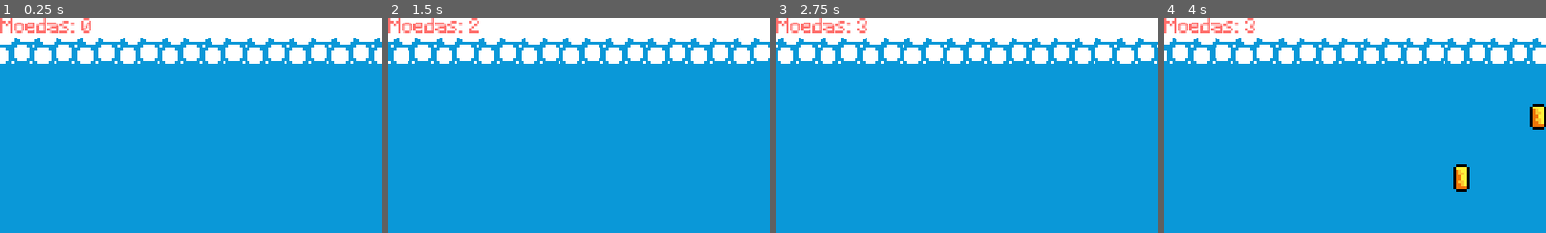
Above: before the commit, frames 1-4 (left to right).
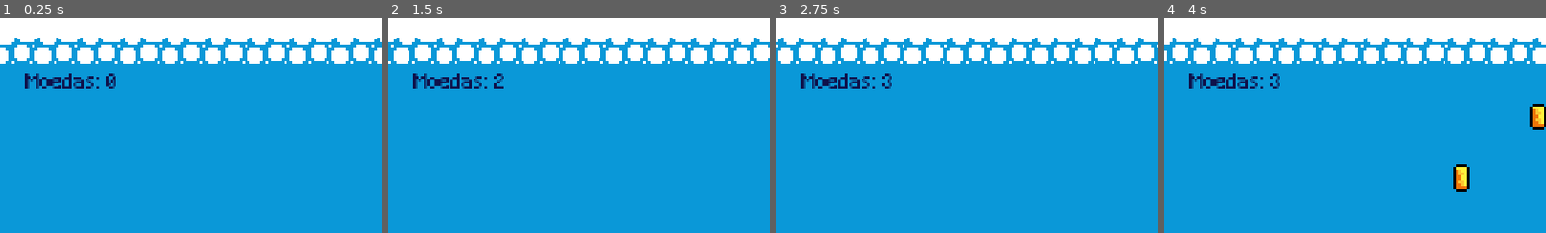
Above: after the commit, the same moments.

Repository: IsabellaBecker/adventure-time-game
Game: Godot game, scene res://scenes/node_2d.tscn
Same seed, same stepped clock (60 frames per second), same inputs: the game is played once before the commit and once after it.
Inputs:
- Up to frame 1 (0.25 s): no input
- Up to frame 2 (1.5 s): tap Enter (ui_accept) at 0.5, 0.77 s; hold Right (ui_right) from 0.53 s (still down); tap Shift (attack) at 0.6, 1.35 s
- Up to frame 3 (2.75 s): tap Enter (ui_accept) at 1.52 s; release Right (ui_right) at 2.03 s; hold Left (ui_left) from 2.03 s (still down); tap Shift (attack) at 2.1 s
- Up to frame 4 (4 s): release Left (ui_left) at 2.78 s; hold Right (ui_right) from 2.78 s (still down); tap Shift (attack) at 2.85, 3.6 s; tap Enter (ui_accept) at 3.02, 3.77 s
The pictures show only the part of the screen within x 0-50%, y 0-50%; the shares and areas given below are measured in that part.

The runs differ from the first frame. In frame 1, 1.6% of the frame differs, in the area x 0-31%, y 0-33%; in frame 2, 1.6%; in frame 3, 1.6%; in frame 4, 1.6%.

Commit message:
ajuste label moedas

Diff:
--- a/scenes/node_2d.tscn
+++ b/scenes/node_2d.tscn
@@ -863,9 +863,11 @@
 layer = 0
 
 [node name="CoinLabel" type="Label" parent="HUD"]
-offset_right = 147.0
-offset_bottom = 42.0
-theme_override_colors/font_color = Color(1, 0.432071, 0.418554, 1)
+offset_left = 38.0
+offset_top = 83.0
+offset_right = 185.0
+offset_bottom = 125.0
+theme_override_colors/font_color = Color(0.058, 0.0657333, 0.29, 1)
 theme_override_fonts/font = ExtResource("12_f6ptj")
 theme_override_font_sizes/font_size = 30
 text = "Moedas: 0"
